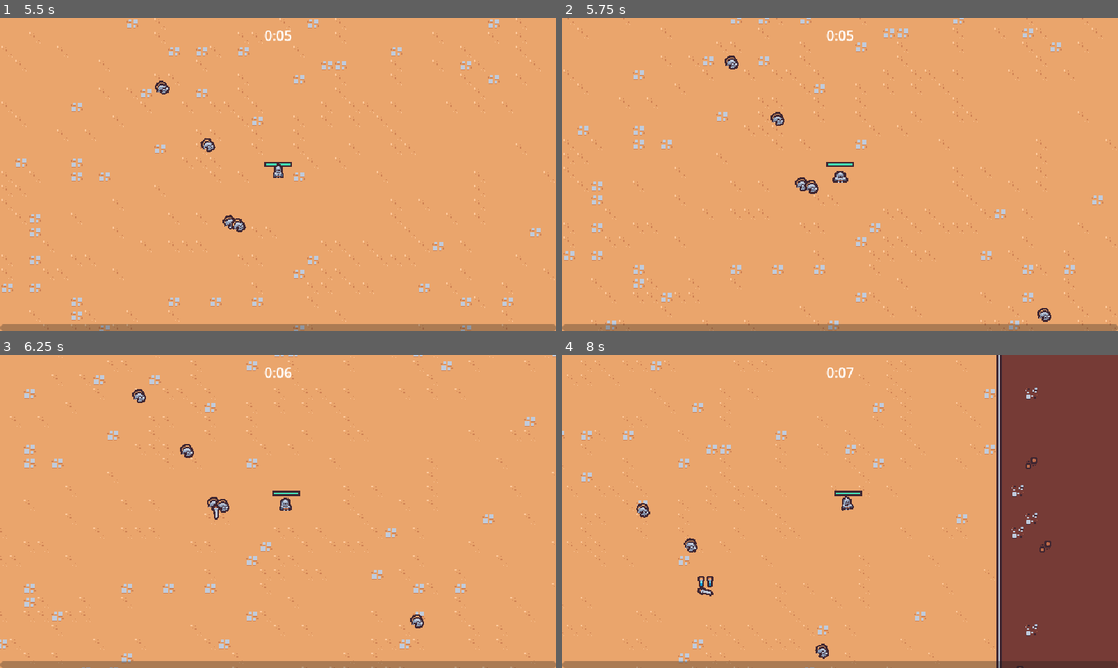
Above: before the commit, frames 1-4 (two rows, left to right).
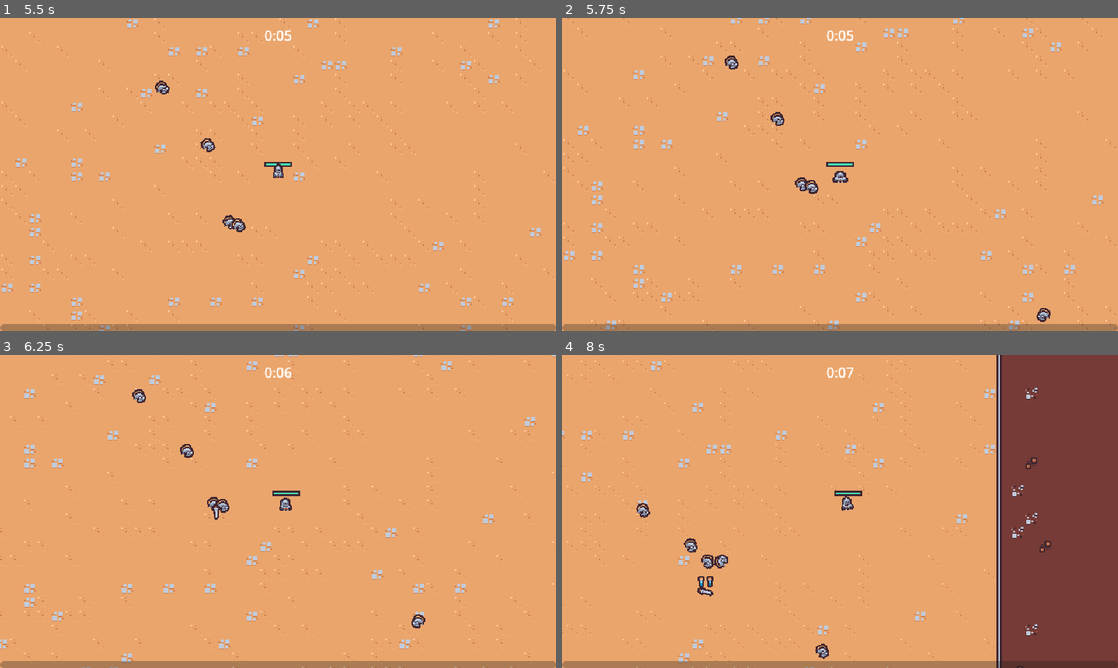
Above: after the commit, the same moments.

Repository: rprav-n/2D-Survivors-Style-Game
Game: Godot game, scene res://scenes/main/main.tscn
Same seed, same stepped clock (60 frames per second), same inputs: the game is played once before the commit and once after it.
Inputs (mouse positions are in pixels of both pictures, inside the frame that each line leads up to):
- Up to frame 1 (5.5 s): move the mouse to (400, 158) at 0.52 s; press the mouse at (400, 158) at 0.53 s; hold D (move_right) 0.53-1.28 s; move the mouse to (166, 190) at 1.27 s; release the mouse at (166, 190) at 1.28 s; hold S (move_down) 1.28-2.03 s; click (166, 190) at 1.35 s; move the mouse to (333, 105) at 2.02 s; press the mouse at (333, 105) at 2.03 s; hold D (move_right) 2.03-2.78 s; move the mouse to (250, 237) at 2.77 s; release the mouse at (250, 237) at 2.78 s; hold W (move_up) 2.78-3.53 s; click (250, 237) at 2.85 s; move the mouse to (444, 221) at 3.52 s; press the mouse at (444, 221) at 3.53 s; hold Left (move_left) 3.53-5.03 s; move the mouse to (111, 127) at 4.27 s; release the mouse at (111, 127) at 4.28 s; click (111, 127) at 4.35 s; move the mouse to (305, 174) at 5.02 s; press the mouse at (305, 174) at 5.03 s; hold S (move_down) from 5.03 s (still down)
- Up to frame 2 (5.75 s): keep holding S (move_down)
- Up to frame 3 (6.25 s): move the mouse to (194, 433) at 5.77 s; release S (move_down) at 5.78 s; release the mouse at (194, 433) at 5.78 s; hold D (move_right) from 5.78 s (still down); click (194, 433) at 5.85 s
- Up to frame 4 (8 s): move the mouse to (962, 495) at 6.52 s; release D (move_right) at 6.53 s; press the mouse at (962, 495) at 6.53 s; hold W (move_up) 6.53-7.28 s; move the mouse to (728, 527) at 7.27 s; release the mouse at (728, 527) at 7.28 s; hold D (move_right) from 7.28 s (still down); click (728, 527) at 7.35 s

Frame 1 is identical in both runs. In frame 2, less than 0.1% of the frame differs, in the area x 85-88%, y 92-98%; in frame 3, less than 0.1%; in frame 4, 0.2%, in the area x 25-30%, y 63-69%.

Commit message:
Animating Enemy Death

Diff:
--- /dev/null
+++ b/scenes/component/death_component.gd
@@ -0,0 +1,25 @@
+extends Node2D
+
+class_name DeathComponent
+
+@export var health_component: HealthComponent
+@export var sprite: Sprite2D
+
+@onready var animation_player: AnimationPlayer = $AnimationPlayer
+@onready var gpu_particles_2d: GPUParticles2D = $GPUParticles2D
+
+
+func _ready() -> void:
+	gpu_particles_2d.texture = sprite.texture
+	health_component.died.connect(_on_died)
+
+
+func _on_died() -> void:
+	if owner == null or not owner is Node2D:
+		return
+	var spawn_position: Vector2 = owner.global_position
+	var entities: Node = get_tree().get_first_node_in_group("entities_layer") as Node
+	get_parent().remove_child(self)
+	entities.add_child(self)
+	global_position = spawn_position
+	animation_player.play("default")
--- a/scenes/component/death_component.tscn
+++ b/scenes/component/death_component.tscn
@@ -1,5 +1,6 @@
-[gd_scene load_steps=8 format=3 uid="uid://wm5fggrrqh6n"]
+[gd_scene load_steps=9 format=3 uid="uid://wm5fggrrqh6n"]
 
+[ext_resource type="Script" path="res://scenes/component/death_component.gd" id="1_sb7nj"]
 [ext_resource type="Texture2D" uid="uid://dt0hevxiqva4y" path="res://scenes/game_object/basic_enemy/basic_enemy.png" id="1_urwtg"]
 
 [sub_resource type="Animation" id="Animation_o8j3l"]
@@ -64,19 +65,19 @@
 particle_flag_disable_z = true
 direction = Vector3(0, -1, 0)
 spread = 30.0
-gravity = Vector3(0, 400, 0)
-initial_velocity_min = 100.0
-initial_velocity_max = 150.0
-angular_velocity_min = -720.0
-angular_velocity_max = 720.0
+gravity = Vector3(0, 800, 0)
+initial_velocity_min = 150.0
+initial_velocity_max = 250.0
+angular_velocity_min = -1440.0
+angular_velocity_max = 1440.0
 orbit_velocity_min = 0.0
 orbit_velocity_max = 0.0
 scale_curve = SubResource("CurveTexture_a2uif")
 
 [node name="DeathComponent" type="Node2D"]
+script = ExtResource("1_sb7nj")
 
 [node name="AnimationPlayer" type="AnimationPlayer" parent="."]
-autoplay = "default"
 libraries = {
 "": SubResource("AnimationLibrary_8agcp")
 }
@@ -86,7 +87,7 @@
 amount = 1
 process_material = SubResource("ParticleProcessMaterial_qcxda")
 texture = ExtResource("1_urwtg")
-lifetime = 0.75
+lifetime = 0.5
 one_shot = true
 fixed_fps = 0
 interpolate = false
--- a/scenes/game_object/basic_enemy/basic_enemy.gd
+++ b/scenes/game_object/basic_enemy/basic_enemy.gd
@@ -5,12 +5,15 @@
 const MAX_SPEED: int = 50
 
 @onready var health_component: HealthComponent = $HealthComponent
+@onready var visuals: Node2D = $Visuals
 
 
 func _process(_delta: float) -> void:
 	var direction: Vector2 = get_direction_to_player()
 	velocity = direction * MAX_SPEED
 	move_and_slide()
+	if direction.x != 0:
+		visuals.scale.x = -1 if direction.x < 0 else 1
 
 
 func get_direction_to_player() -> Vector2:
--- a/scenes/game_object/basic_enemy/basic_enemy.tscn
+++ b/scenes/game_object/basic_enemy/basic_enemy.tscn
@@ -1,9 +1,10 @@
-[gd_scene load_steps=11 format=3 uid="uid://40po7bphxfqo"]
+[gd_scene load_steps=12 format=3 uid="uid://40po7bphxfqo"]
 
 [ext_resource type="Texture2D" uid="uid://dt0hevxiqva4y" path="res://scenes/game_object/basic_enemy/basic_enemy.png" id="1_av45i"]
 [ext_resource type="Script" path="res://scenes/game_object/basic_enemy/basic_enemy.gd" id="1_gw5xw"]
 [ext_resource type="PackedScene" uid="uid://bcolhterb34qg" path="res://scenes/component/health_component.tscn" id="2_64173"]
 [ext_resource type="PackedScene" uid="uid://djgty1w2gsqcg" path="res://scenes/component/vial_drop_component.tscn" id="3_oh86x"]
+[ext_resource type="PackedScene" uid="uid://wm5fggrrqh6n" path="res://scenes/component/death_component.tscn" id="4_k0hfo"]
 [ext_resource type="PackedScene" uid="uid://bkmcx76y5ucg5" path="res://scenes/component/hurtbox_component.tscn" id="4_ue50f"]
 
 [sub_resource type="Animation" id="Animation_n3ptm"]
@@ -86,6 +87,10 @@
 drop_percent = 1.0
 health_component = NodePath("../HealthComponent")
 
+[node name="DeathComponent" parent="." node_paths=PackedStringArray("health_component", "sprite") instance=ExtResource("4_k0hfo")]
+health_component = NodePath("../HealthComponent")
+sprite = NodePath("../Visuals/Sprite2D")
+
 [node name="AnimationPlayer" type="AnimationPlayer" parent="."]
 autoplay = "walk"
 libraries = {
